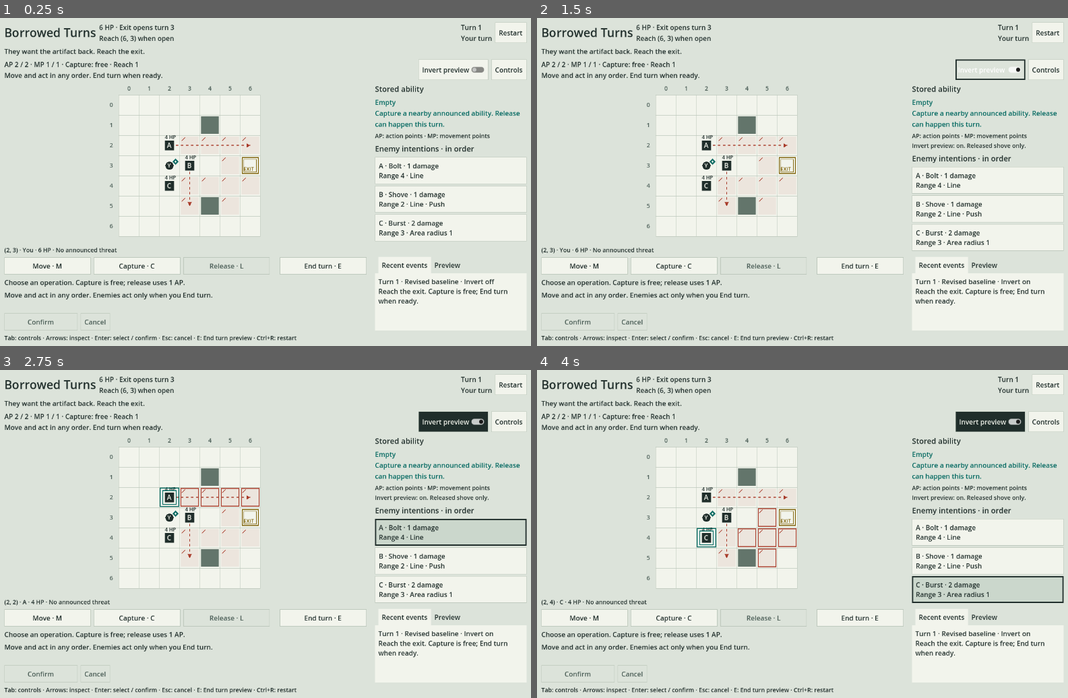
Above: before the commit, frames 1-4 (two rows, left to right).
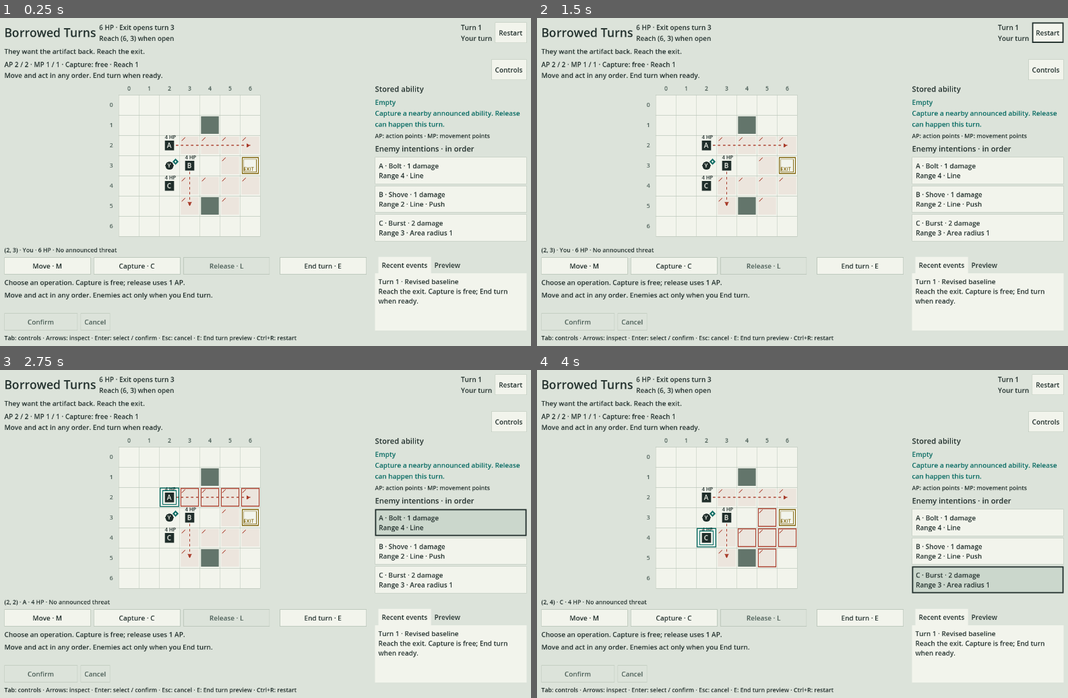
Above: after the commit, the same moments.

Repository: rjroy/mind-garage
Game: Godot game, scene res://scenes/encounter.tscn
Two runs of this game, one before a commit and one after it. Both use one fixed random seed, a clock stepped at 60 frames per second and the inputs below.
Inputs (mouse positions are in pixels of both pictures, inside the frame that each line leads up to):
- Up to frame 1 (0.25 s): no input
- Up to frame 2 (1.5 s): click "Restart" at 0.5 s; click (988, 70) at 1.25 s, where only the run before the commit has a clickable "Invert preview"
- Up to frame 3 (2.75 s): click "A · Bolt · 1 damage Range 4 ·…" at 2 s
- Up to frame 4 (4 s): click "B · Shove · 1 damage Range 2 …" at 2.75 s; click "C · Burst · 2 damage Range 3 …" at 3.5 s

The runs differ from the first frame. In frame 1, 0.2% of the frame differs, in the area x 79-94%, y 14-82%; in frame 2, 2.2%; in frame 3, 3.4%; in frame 4, 3.5%, in the area x 70-100%, y 12-82%.

Commit message:
experiment(mind-garage-wdx): remove Invert from the core baseline

Diff:
--- a/games/borrowed-turns/model/encounter.gd
+++ b/games/borrowed-turns/model/encounter.gd
@@ -1,14 +1,12 @@
 extends RefCounted
 
 var _fixture: Dictionary = {}
-var _invert_enabled := false
 var _state: Dictionary = {}
 
 
-func configure(fixture: Dictionary, variant: String, invert_enabled: bool) -> void:
+func configure(fixture: Dictionary, variant: String) -> void:
 	assert(variant == "R2", "Only the revision 02 baseline is supported.")
 	_fixture = fixture.duplicate(true)
-	_invert_enabled = invert_enabled
 	reset()
 
 
@@ -16,7 +14,7 @@
 	_state = _fixture.duplicate(true)
 	_state.merge({
 		"turn": 1, "status": "playing", "variant": "R2",
-		"invert_enabled": _invert_enabled, "action_points": _fixture.rules.actions,
+		"action_points": _fixture.rules.actions,
 		"movement_points": _fixture.rules.movement, "cancelled": [], "stored": {},
 		"intentions": [], "backlash_footprint": {}, "events": [],
 	}, true)
@@ -33,7 +31,6 @@
 		return {"legal": false, "reason": reason, "preview": {}}
 	var preview = get_script().new()
 	preview._fixture = _fixture
-	preview._invert_enabled = _invert_enabled
 	preview._state = _state.duplicate(true)
 	preview._apply(action)
 	return {"legal": true, "reason": "", "preview": preview.snapshot()}
@@ -177,17 +174,13 @@
 
 
 func _release_rejection(action: Dictionary) -> String:
-	if not _keys_allowed(action, ["type", "target", "invert"]) or not _cell(action.get("target")):
+	if not _keys_allowed(action, ["type", "target"]) or not _cell(action.get("target")):
 		return "Release requires a target cell and valid fields."
-	if action.has("invert") and not action.invert is bool:
-		return "Invert must be a boolean."
 	if _state.stored.is_empty():
 		return "There is no stored action."
 	if _state.action_points <= 0:
 		return "No action points remain."
 	var ability: Dictionary = _state.stored.ability
-	if action.get("invert", false) and (not _invert_enabled or ability.kind != "shove"):
-		return "This action cannot be inverted."
 	if _target_ray(_state.player.pos, action.target, ability.range).is_empty():
 		return "Target is outside an unobstructed ability range."
 	return ""
@@ -247,9 +240,8 @@
 	var origin: Array = _state.player.pos.duplicate()
 	var center: Array = action.target if ability.kind == "burst" else origin
 	var cells: Array = _area(center, ability.radius) if ability.kind == "burst" else _target_ray(origin, action.target, ability.range)
-	var inverted: bool = action.get("invert", false)
-	_event("release", {"source": held.source, "kind": ability.kind, "target": action.target.duplicate(), "invert": inverted})
-	_resolve_ability("player", ability, cells, center, inverted, false)
+	_event("release", {"source": held.source, "kind": ability.kind, "target": action.target.duplicate()})
+	_resolve_ability("player", ability, cells, center, false)
 
 
 func _backlash() -> void:
@@ -258,7 +250,7 @@
 	var origin: Array = _state.player.pos.duplicate()
 	_state.stored = {}
 	_event("backlash", {"source": held.source, "kind": held.ability.kind})
-	_resolve_ability("player", held.ability, footprint.cells, origin, false, true)
+	_resolve_ability("player", held.ability, footprint.cells, origin, true)
 
 
 func _end_turn() -> void:
@@ -274,7 +266,7 @@
 		var ability: Dictionary = enemy.ability
 		var ray := _ray(enemy.pos, enemy.dir, ability.range)
 		var center: Array = ray.back() if ability.kind == "burst" and not ray.is_empty() else enemy.pos
-		_resolve_ability(id, ability, _enemy_footprint(enemy), center, false, false)
+		_resolve_ability(id, ability, _enemy_footprint(enemy), center, false)
 	if _state.status != "playing":
 		return
 	_state.turn += 1
@@ -307,7 +299,7 @@
 	return targets
 
 
-func _resolve_ability(actor_id: String, ability: Dictionary, cells: Array, center: Array, inverted: bool, backlash: bool) -> void:
+func _resolve_ability(actor_id: String, ability: Dictionary, cells: Array, center: Array, backlash: bool) -> void:
 	var is_area: bool = ability.kind == "burst"
 	_event("area" if is_area else "ray", {"actor": actor_id, "kind": ability.kind, "cells": cells.duplicate(true)})
 	var targets := _targets(actor_id, cells, is_area, backlash)
@@ -319,7 +311,7 @@
 			return
 		var actor: Dictionary = _state.player if id == "player" else _enemy(id)
 		if ability.push and not actor.is_empty() and not (backlash and id == "player"):
-			_displace(id, actor, center, inverted)
+			_displace(id, actor, center)
 
 
 func _damage(id: String, amount: int) -> void:
@@ -335,13 +327,11 @@
 			_state.enemies.erase(actor)
 
 
-func _displace(id: String, actor: Dictionary, center: Array, inverted: bool) -> void:
+func _displace(id: String, actor: Dictionary, center: Array) -> void:
 	var dx: int = actor.pos[0] - center[0]
 	var dy: int = actor.pos[1] - center[1]
 	# Off-axis area pushes choose the dominant axis, with horizontal winning ties.
 	var direction := [signi(dx), 0] if absi(dx) >= absi(dy) else [0, signi(dy)]
-	if inverted:
-		direction = [-direction[0], -direction[1]]
 	if direction == [0, 0]:
 		return
 	var destination := _add(actor.pos, direction)
--- a/games/borrowed-turns/tests/run.gd
+++ b/games/borrowed-turns/tests/run.gd
@@ -12,9 +12,9 @@
 		failures.append(label)
 		printerr("FAIL: ", label)
 
-func model(board: Dictionary = {}, invert: bool = false):
+func model(board: Dictionary = {}):
 	var g = Encounter.new()
-	g.configure(F.board() if board.is_empty() else board, "R2", invert)
+	g.configure(F.board() if board.is_empty() else board, "R2")
 	return g
 
 func enemy(state: Dictionary, id: String) -> Dictionary:
@@ -271,29 +271,26 @@
 	check(g.snapshot().get("status") == "won", "open exit wins immediately")
 	reject(g, {"type": "end_turn"}, "terminal state")
 
-func test_invert() -> void:
+func test_no_invert() -> void:
 	var b := F.board()
 	b.enemies = [F.foe("a", [2, 3], [1, 0], F.ability("shove", 3, 1, 0, true))]
-	var g = model(b, true)
-	if not apply(g, {"type": "capture", "source": "a"}, "capture shove"): return
-	if not apply(g, {"type": "move", "to": [0, 3]}, "step back before invert"): return
-	if not apply(g, {"type": "release", "target": [2, 3], "invert": true}, "inverted shove"): return
-	check(enemy(g.snapshot(), "a").get("pos") == [1, 3], "invert pulls toward player origin")
-	g = model(b, true)
+	var g = model(b)
+	check(not g.snapshot().has("invert_enabled"), "active snapshot has no invert configuration")
 	if not apply(g, {"type": "capture", "source": "a"}, "capture normal shove"): return
 	if not apply(g, {"type": "release", "target": [2, 3]}, "normal shove"): return
 	check(enemy(g.snapshot(), "a").get("pos") == [3, 3], "normal shove pushes away from origin")
-	b.enemies[0].pos = [2, 3]
-	g = model(b, false)
-	if not apply(g, {"type": "capture", "source": "a"}, "capture without preview"): return
-	reject(g, {"type": "release", "target": [2, 3], "invert": true}, "invert disabled")
-	g = model(F.board(), true)
-	if not apply(g, {"type": "capture", "source": "a"}, "capture bolt"): return
-	reject(g, {"type": "release", "target": [2, 3], "invert": true}, "bolt is not reversible")
+	var release_events := events(g.snapshot(), "release")
+	check(not release_events.is_empty() and not release_events[0].has("invert"), "release event has no invert configuration")
+	for flag in [true, false]:
+		g = model(b)
+		if not apply(g, {"type": "capture", "source": "a"}, "capture for unsupported invert"): continue
+		reject(g, {"type": "release", "target": [2, 3], "invert": flag}, "invert field %s is unsupported" % flag)
 
 func _initialize() -> void:
 	if OS.get_cmdline_user_args().has("--focus=budget"):
 		test_budget_boundary()
+	elif OS.get_cmdline_user_args().has("--focus=no-invert"):
+		test_no_invert()
 	else:
 		test_budget_boundary()
 		test_interleaving()
@@ -306,6 +303,6 @@
 		test_action_budget()
 		test_area_release_and_moving_footprint()
 		test_end_turn_intentions_and_reset()
-		test_invert()
+		test_no_invert()
 	print("Checks: ", checks, "; failures: ", failures.size())
 	quit(0 if failures.is_empty() else 1)
--- a/games/borrowed-turns/ui/encounter_ui.gd
+++ b/games/borrowed-turns/ui/encounter_ui.gd
@@ -8,8 +8,6 @@
 var model = Encounter.new()
 var fixture: Dictionary
 var state: Dictionary = {}
-var invert_enabled := false
-var pull := false
 var mode := "inspect"
 var selected: Array = []
 var command: Dictionary = {}
@@ -19,7 +17,6 @@
 var changed := false
 var resolving := false
 var generation := 0
-var pending_invert := false
 var active_tween: Tween
 var history_lines: Array[String] = []
 
@@ -43,8 +40,6 @@
 var confirm_button: Button
 var cancel_button: Button
 var restart_button: Button
-var invert_switch: CheckButton
-var pull_switch: CheckButton
 var action_buttons: Dictionary = {}
 var restart_dialog: ConfirmationDialog
 var help_dialog: AcceptDialog
@@ -53,7 +48,10 @@
 	theme = P.make_theme()
 	fixture = Production.DATA.duplicate(true)
 	for argument in OS.get_cmdline_user_args():
-		if argument == "--invert": invert_enabled = true
+		if argument == "--invert" or argument.begins_with("--invert="):
+			push_error("Borrowed Turns: --invert is no longer supported.")
+			get_tree().quit(2)
+			return
 		elif argument.begins_with("--variant="):
 			push_warning("Borrowed Turns: legacy variant selection is unsupported. Running the revised baseline.")
 	_build_interface()
@@ -99,17 +97,11 @@
 	_label(header, "Borrowed Turns", 28)
 	objective = _label(header, "", 16, true)
 	phase = _label(header)
-	restart_button = _button(header, "Restart", func(): _request_restart(invert_enabled))
+	restart_button = _button(header, "Restart", func(): _request_restart())
 	_label(page, "They want the artifact back. Reach the exit.", 16)
 	var economy := _box(page, false)
 	budgets = _label(economy, "", 16, true)
 	budgets.custom_minimum_size.y = 44
-	invert_switch = CheckButton.new()
-	invert_switch.text = "Invert preview"
-	invert_switch.toggled.connect(func(enabled: bool):
-		invert_switch.set_pressed_no_signal(invert_enabled)
-		_request_restart(enabled))
-	economy.add_child(invert_switch)
 	_button(economy, "Controls", func(): help_dialog.popup_centered(Vector2i(650, 410)))
 	var main := _box(page, false)
 	main.add_theme_constant_override("separation", 20)
@@ -144,10 +136,6 @@
 	confirm_button = _button(confirmation_row, "Confirm", _confirm)
 	confirm_button.custom_minimum_size.x = 174
 	cancel_button = _button(confirmation_row, "Cancel", _cancel)
-	pull_switch = CheckButton.new()
-	pull_switch.text = "Pull instead of push"
-	pull_switch.toggled.connect(_change_pull)
-	confirmation_row.add_child(pull_switch)
 	rail = _box(main)
 	rail.custom_minimum_size.x = 316
 	var details_scroll := ScrollContainer.new()
@@ -195,7 +183,7 @@
 	add_child(restart_dialog)
 	help_dialog = AcceptDialog.new()
 	help_dialog.title = "Controls and the capture bargain"
-	help_dialog.dialog_text = "Move and act in any order. AP (a …(913 unchanged characters)… events contains only confirmed commands.\nInvert changes released shove push to pull, never backlash or burst."
+	help_dialog.dialog_text = "Move and act in any order. AP (a …(913 unchanged characters)… events contains only confirmed commands."
 	add_child(help_dialog)
 	resized.connect(_resize_rail)
 	_resize_rail()
@@ -206,29 +194,26 @@
 func _start_encounter() -> void:
 	generation += 1
 	if active_tween and active_tween.is_valid(): active_tween.kill()
-	model.configure(fixture, "R2", invert_enabled)
+	model.configure(fixture, "R2")
 	state = model.snapshot()
 	changed = false
 	resolving = false
 	board.clear_pulse()
 	board.cursor = state.player.pos.duplicate()
-	invert_switch.set_pressed_no_signal(invert_enabled)
-	history_lines = ["Turn 1 · Revised baseline · Invert %s\nReach the exit. Capture is free; End turn when ready." % ("on" if invert_enabled else "off")]
+	history_lines = ["Turn 1 · Revised baseline\nReach the exit. Capture is free; End turn when ready."]
 	history.text = "\n".join(history_lines)
 	new_events.visible = false
 	_clear_selection()
 	_refresh()
-	print("Borrowed Turns UI: start baseline=R2 invert=%s" % invert_enabled)
-
-func _request_restart(enabled: bool) -> void:
-	pending_invert = enabled
+	print("Borrowed Turns UI: start baseline=R2")
+
+func _request_restart() -> void:
 	if changed and state.status == "playing":
-		restart_dialog.dialog_text = "Restart the encounter with Invert %s?\nCurrent progress, budgets, storage and history will reset." % ("on" if enabled else "off")
+		restart_dialog.dialog_text = "Restart the encounter?\nCurrent progress, budgets, storage and history will reset."
 		restart_dialog.popup_centered(Vector2i(550, 200))
 	else: _apply_restart()
 
 func _apply_restart() -> void:
-	invert_enabled = pending_invert
 	_start_encounter()
 
 func _clear_selection() -> void:
@@ -238,8 +223,6 @@
 	command = {}
 	prediction = {}
 	candidates = []
-	pull = false
-	pull_switch.set_pressed_no_signal(false)
 	instruction.text = "Choose an operation. Capture is free; release uses 1 AP."
 	consequence.text = "Move and act in any order. Enemies act only when you End turn."
 	confirm_button.disabled = true
@@ -255,8 +238,6 @@
 	var info: Array[String] = ["AP: action points · MP: movement points"]
 	if state.action_points == 0: info.append("No AP: move/capture can still be available.")
 	if state.movement_points == 0: info.append("No MP: capture/release can still be available.")
-	if invert_enabled: info.append("Invert preview: on. Released shove only.")
-	if not state.stored.is_empty() and state.stored.ability.kind != "shove": info.append("Invert unavailable for this ability.")
 	availability.text = "\n".join(info)
 	if not terminal and mode == "inspect" and state.action_points == 0 and state.movement_points == 0:
 		consequence.text = "No AP or MP left. Capture is still free; End turn when ready."
@@ -266,7 +247,6 @@
 	action_buttons.move.disabled = terminal or resolving or state.movement_points == 0
 	action_buttons.release.disabled = terminal or resolving or state.action_points == 0 or state.stored.is_empty()
 	cancel_button.disabled = mode == "inspect" or resolving
-	pull_switch.visible = mode == "release" and invert_enabled and not state.stored.is_empty() and state.stored.ability.kind == "shove"
 	result.visible = terminal
 	result.text = "Escaped · The exit is yours." if state.status == "won" else "Caught · Your health reached zero. Inspect the recent events."
 	instruction.visible = not terminal
@@ -335,7 +315,6 @@
 			for x in range(state.width):
 				var option := {"type": mode}
 				option["to" if mode == "move" else "target"] = [x, y]
-				if mode == "release": option.invert = pull
 				if model.assess(option).legal: candidates.append([x, y])
 
 func _select_cell(cell: Array) -> void:
@@ -349,7 +328,7 @@
 		_update_board()
 		return
 	if mode == "move": command = {"type": "move", "to": cell}
-	elif mode == "release": command = {"type": "release", "target": cell, "invert": pull}
+	elif mode == "release": command = {"type": "release", "target": cell}
 	elif mode == "capture":
 		source = ""
 		for enemy in state.enemies:
@@ -425,19 +404,11 @@
 	_refresh()
 	board.grab_focus()
 
-func _change_pull(enabled: bool) -> void:
-	pull = enabled
-	if command.get("type", "") == "release":
-		command.invert = enabled
-		_assess_command(false)
-	_rebuild_candidates()
-	_refresh()
-
 func _unhandled_key_input(event: InputEvent) -> void:
 	if not event is InputEventKey or not event.pressed or event.echo: return
 	if restart_dialog.visible or help_dialog.visible: return
 	if event.ctrl_pressed and event.keycode == KEY_R:
-		_request_restart(invert_enabled)
+		_request_restart()
 		get_viewport().set_input_as_handled()
 		return
 	var action := ""
--- a/games/borrowed-turns/ui/presentation.gd
+++ b/games/borrowed-turns/ui/presentation.gd
@@ -31,7 +31,7 @@
 		"capture": return "Acquired %s from %s; this attack canceled." % [event.kind, source]
 		"capture_failed":
 			return "Capture failed: %s %s. Slot ends empty." % [source, "died" if event.reason == "source_dead" else "moved out of reach"]
-		"release": return "Released %s toward %s." % ["pull" if event.get("invert", false) else str(event.kind), cell(event.target)]
+		"release": return "Released %s toward %s." % [str(event.kind), cell(event.target)]
 		"backlash": return "Backlash · %s from %s discharges where you stand." % [str(event.kind).capitalize(), source]
 		"ray", "area": return "%s · %s footprint: %d cells." % [who, event.type, event.cells.size()]
 		"damage": return "%s took %d damage; %d HP left." % [who, event.amount, event.hp]
--- a/games/borrowed-turns/ui/smoke.gd
+++ b/games/borrowed-turns/ui/smoke.gd
@@ -35,9 +35,8 @@
 	await create_timer(0.21).timeout
 	await process_frame
 
-func load_fixture(data: Dictionary, invert: bool = false) -> void:
+func load_fixture(data: Dictionary) -> void:
 	game.fixture = data.duplicate(true)
-	game.invert_enabled = invert
 	game._start_encounter()
 	await process_frame
 
@@ -202,25 +201,31 @@
 			await image("r2-area-release.png")
 		await commit()
 
-func _test_invert(initial_pull: bool) -> void:
-	await load_fixture(F.encounter([F.enemy("shover", [2, 3], F.ability("shove", 1, 4, 0, true))]), true)
+func _test_normal_shove() -> void:
+	await load_fixture(F.encounter([F.enemy("shover", [2, 3], F.ability("shove", 1, 4, 0, true))]))
+	var forbidden_toggles: Array[String] = []
+	for node in game.find_children("*", "CheckButton", true, false):
+		if "invert" in node.text.to_lower() or "pull" in node.text.to_lower():
+			forbidden_toggles.append(node.text)
+	check(forbidden_toggles.is_empty(), "no Invert or pull controls exist")
+	check(not game.model.snapshot().has("invert_enabled"), "active encounter snapshot has no invert configuration")
 	await capture([2, 3])
-	await move([0, 3])
+	var before: Dictionary = game.model.snapshot()
 	select("release", [2, 3])
-	game.pull_switch.set_pressed(initial_pull)
-	game.pull_switch.grab_focus()
-	var before: Dictionary = game.model.snapshot()
-	var target: Array = game.selected.duplicate()
-	check(preview_matches(), "initial push/pull preview is synchronized")
-	game.pull_switch.set_pressed(not initial_pull)
-	check(game.pull_switch.has_focus(), "Invert does not steal keyboard focus")
-	check(game.selected == target and game.model.snapshot() == before, "Invert needs no reselection and does not mutate")
-	check(game.prediction == game.model.assess(game.command).preview and preview_matches(), "BT-COR-001 all views use the toggled assessment")
-	check(game.preview_details.text.contains("Released pull" if not initial_pull else "Released shove"), "visible ordered text names the changed effect")
-	game.pull_switch.set_pressed(initial_pull)
-	check(preview_matches(), "reverse toggle also refreshes complete text")
-	await image("r2-invert-%s.png" % ("pull" if initial_pull else "push"))
-	await commit()
+	check(not game.command.has("invert"), "normal release command has no invert field")
+	check(game.model.snapshot() == before, "release selection and assessment do not mutate")
+	check(not game.prediction.is_empty() and game.prediction == game.model.assess(game.command).get("preview", {}) and preview_matches(), "normal release ordered text matches model prediction")
+	check(game.board.preview == game.prediction and game.board.selected == [2, 3], "normal release board and target match prediction")
+	var displacement := []
+	for event in game.prediction.get("events", []):
+		if event.get("type") == "displace" and event.get("actor") == "shover": displacement = event.get("to", [])
+	check(displacement == [3, 3], "normal shove preview pushes source away")
+	await image("r2-normal-shove.png")
+	await commit()
+	var pushed := false
+	for enemy in game.state.enemies:
+		if enemy.id == "shover" and enemy.pos == [3, 3]: pushed = true
+	check(pushed, "confirmed normal shove pushes source away")
 	press(game.restart_button)
 	check(game.restart_dialog.visible, "unfinished changed run protects restart")
 	game.restart_dialog.get_cancel_button().pressed.emit()
@@ -246,6 +251,13 @@
 	await process_frame
 	check(game.state.variant == "R2" and game.state.status == "playing", "one R2 baseline opens immediately")
 	check(game.action_buttons.keys() == ["move", "capture", "release", "end_turn"], "only the four revised operations exist")
+	if OS.get_cmdline_user_args().has("--focus=no-invert"):
+		await _test_normal_shove()
+		print("R2 UI smoke: %d checks, %d failures. Injected GUI events, not physical OS input." % [checks, failures])
+		game.queue_free()
+		await process_frame
+		quit(1 if failures else 0)
+		return
 	if capture_view:
 		for size in [Vector2i(1280, 800), Vector2i(1024, 720), Vector2i(1600, 900)]:
 			capture_view.size = size
@@ -255,8 +267,7 @@
 	await _test_replacements()
 	await _test_deadline()
 	await _test_ability_ranges()
-	await _test_invert(false)
-	await _test_invert(true)
+	await _test_normal_shove()
 	# Board Enter selects without committing; the next explicit confirmation acts.
 	await load_fixture(F.encounter([]))
 	var before_keyboard: Dictionary = game.model.snapshot()
Not shown, changed: .beads/interactions.jsonl
Not shown, changed: .beads/issues.jsonl
Not shown, added: .lore/work/experiments/001-hook-discovery/evidence/no-invert/borrowed-turns-no-invert-model-green.log
Not shown, added: .lore/work/experiments/001-hook-discovery/evidence/no-invert/borrowed-turns-no-invert-model-red.log
Not shown, added: .lore/work/experiments/001-hook-discovery/evidence/no-invert/borrowed-turns-no-invert-rendered-green.log
Not shown, added: .lore/work/experiments/001-hook-discovery/evidence/no-invert/borrowed-turns-no-invert-rendered-recheck.log
Not shown, added: .lore/work/experiments/001-hook-discovery/evidence/no-invert/borrowed-turns-no-invert-retired.log
Not shown, added: .lore/work/experiments/001-hook-discovery/evidence/no-invert/borrowed-turns-no-invert-startup.log
Not shown, added: .lore/work/experiments/001-hook-discovery/evidence/no-invert/borrowed-turns-no-invert-ui-green.log
Not shown, added: .lore/work/experiments/001-hook-discovery/evidence/no-invert/borrowed-turns-no-invert-ui-red.log
Not shown, added: .lore/work/experiments/001-hook-discovery/evidence/no-invert/borrowed-turns-no-invert-window-diagnostic.log
Not shown, added: .lore/work/experiments/001-hook-discovery/evidence/no-invert/evidence.sha256
(and 6 more such lines)
